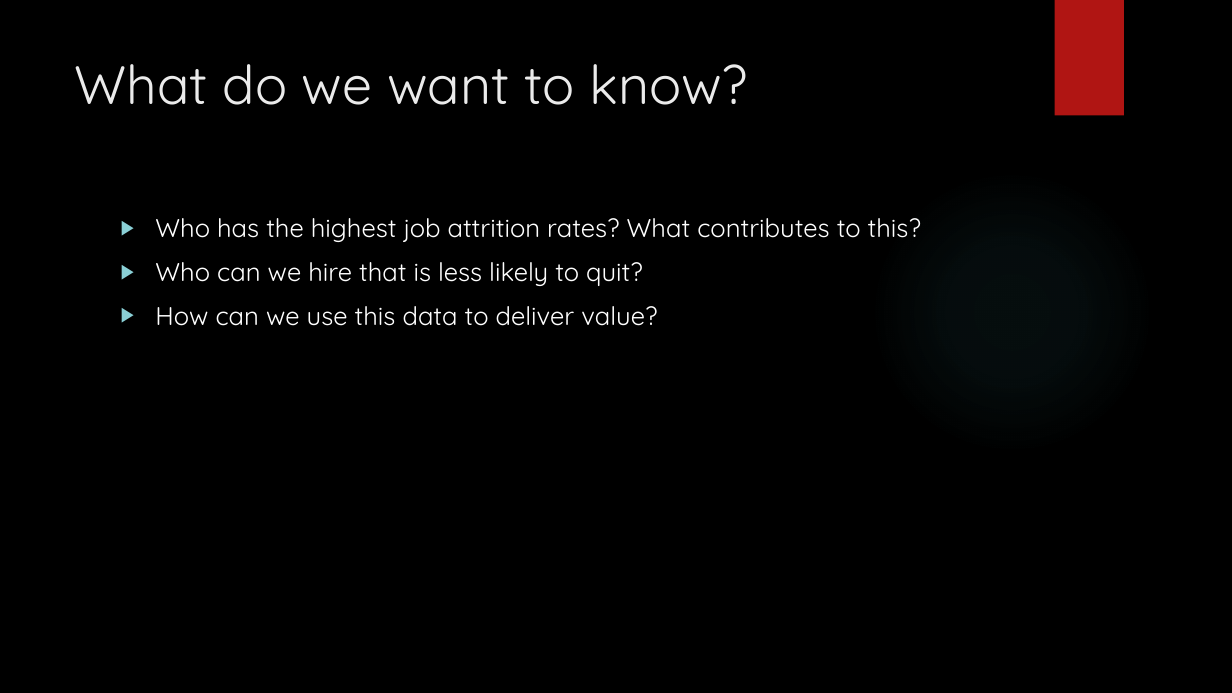
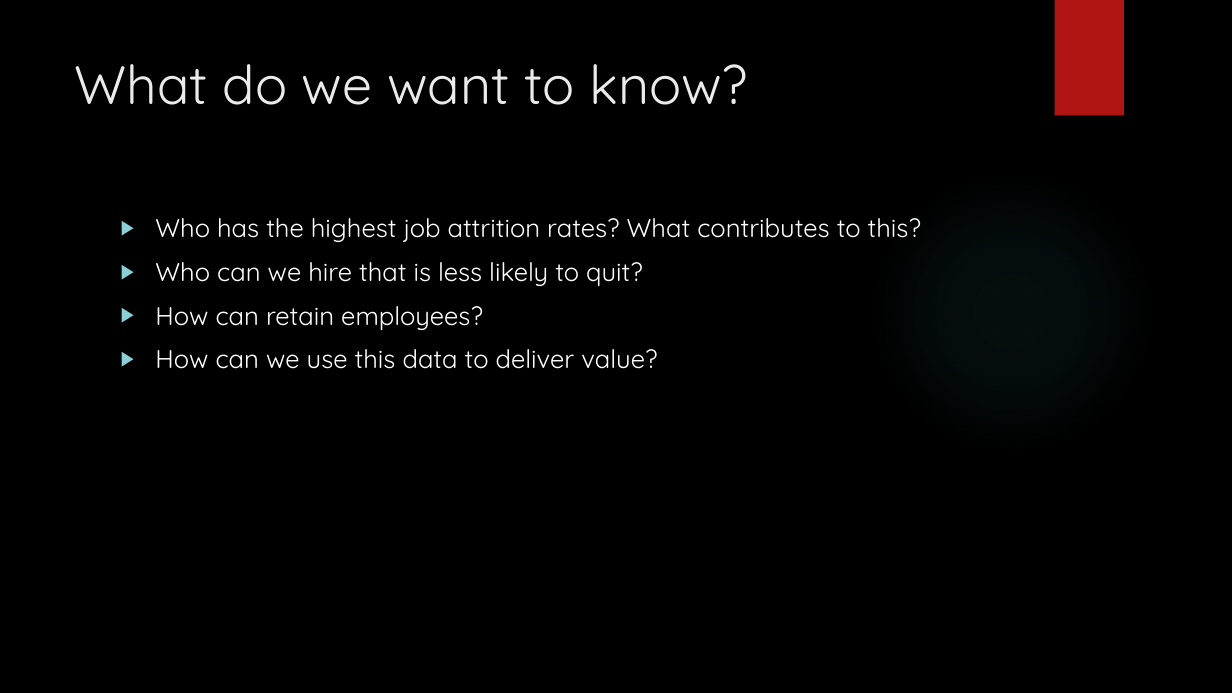
Before and after one commit to vazquezs123/DATA_SCIENCE_CS02, a slide deck: slide 4 of case_study_02_presentation.pptx. Drawn at 1232x693 pixels with LibreOffice and Linux fonts; fonts in the diff are those of the drawing; background and template pictures are left out. Boxes give left, top, right and bottom in pixels: in the first picture for what was removed or moved away, otherwise in the second. Text is boxed around its words. In the diff, an @@ line names an element or a change of style, - is before the commit and + after.

```diff
--- a/case_study_02_presentation.pptx
+++ b/case_study_02_presentation.pptx
@@ text at [155, 306, 483, 330]: paragraph added @@
+▶ How can retain employees?
```
Also in this commit, not shown: 2 other slides changed, 3 slides added, 1 slide removed, 3 other files.
